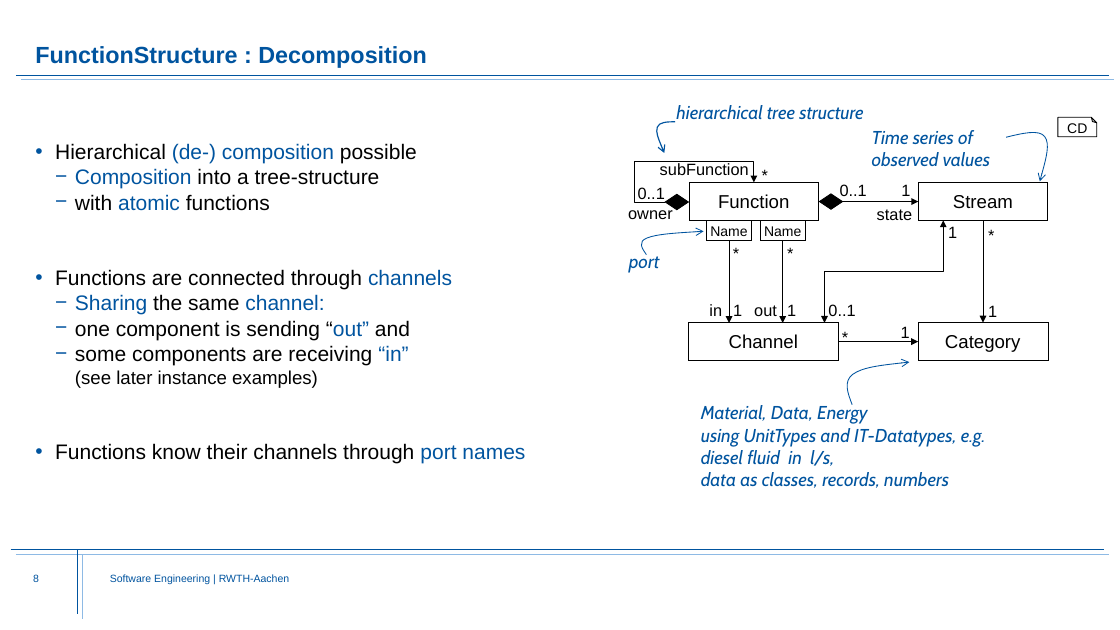
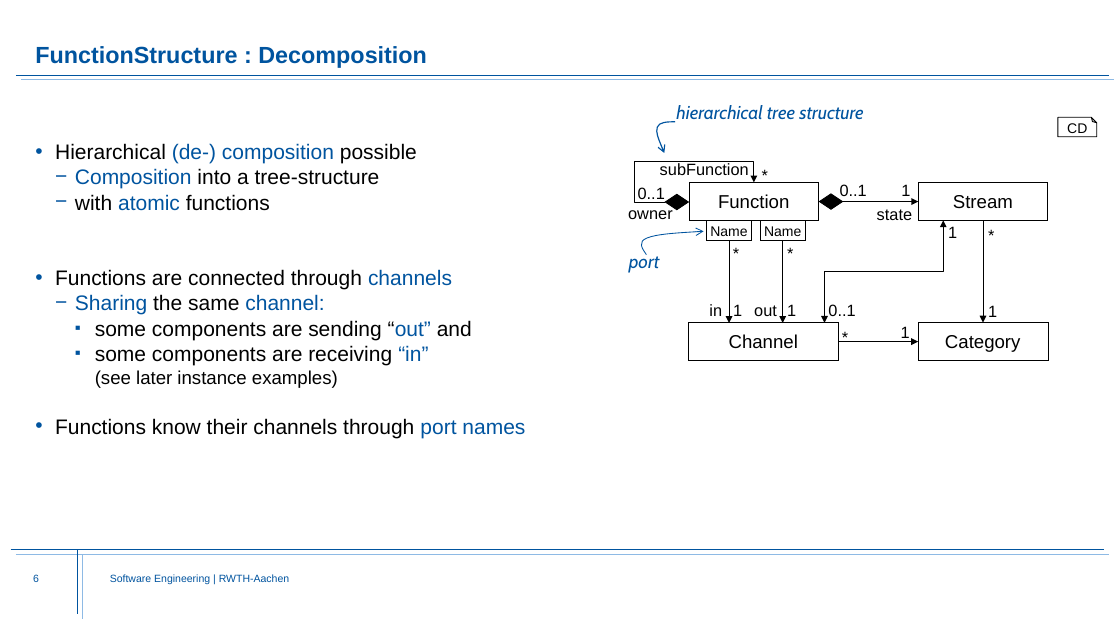
Before and after one commit to Fishi2402/montigem, a slide deck: slide 6 of products/syse_functions/doc/FunctionStructure.Explanation.pptx (slide 8 before the commit). Drawn at 1120x630 pixels with LibreOffice and Linux fonts; fonts in the diff are those of the drawing; background and template pictures are left out. Boxes give left, top, right and bottom in pixels: in the first picture for what was removed or moved away, otherwise in the second. Text is boxed around its words. In the diff, an @@ line names an element or a change of style, - is before the commit and + after.

Commit message:
updated slides

```diff
--- a/products/syse_functions/doc/FunctionStructure.Explanation.pptx
+++ b/products/syse_functions/doc/FunctionStructure.Explanation.pptx
@@ text removed at (872,130,990,166) @@
-Time series of
-observed values
@@ freeform shape removed at (1007,133,1048,181) @@
@@ text at (95,320,472,340): text changed @@
-  − one component is sending “out” and
+    ▪ some components are sending “out” and
@@ text at (95,345,428,388): bullet − to ▪; list level 2 to 3 in "some components are receiving “in” ..." @@
@@ freeform shape removed at (847,362,909,405) @@
@@ text removed at (701,404,986,488) @@
-Material, Data, Energy
-using UnitTypes and IT-Datatypes, e.g.
-diesel fluid in l/s,
-data as classes, records, numbers
```
Also in this commit, not shown: 4 other slides changed, 2 slides removed.
